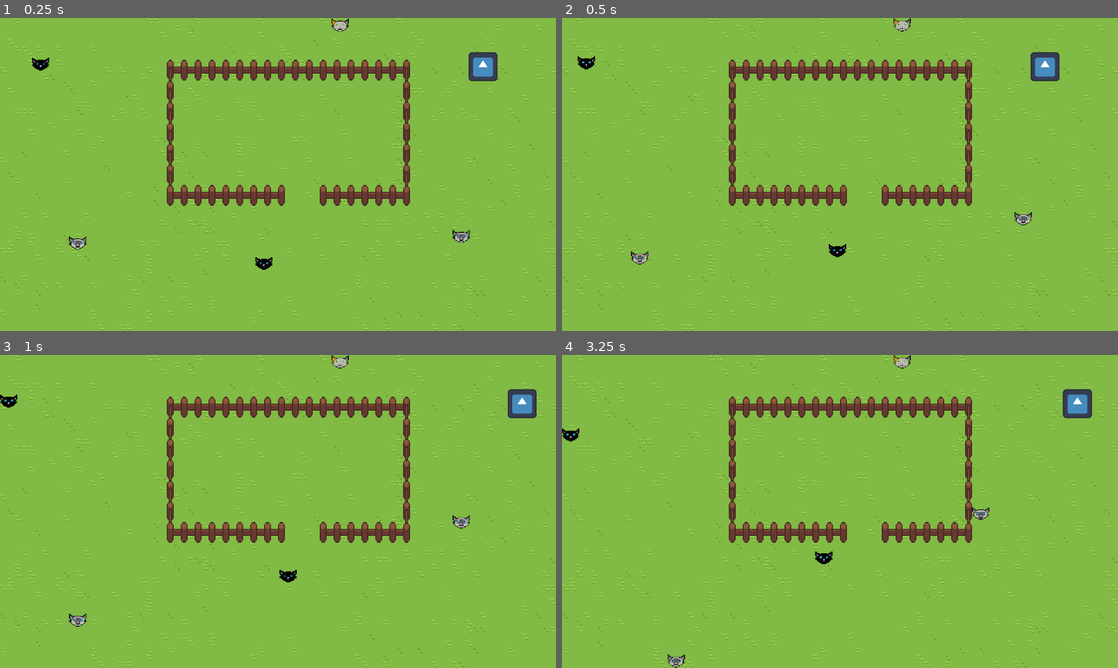
Above: before the commit, frames 1-4 (two rows, left to right).
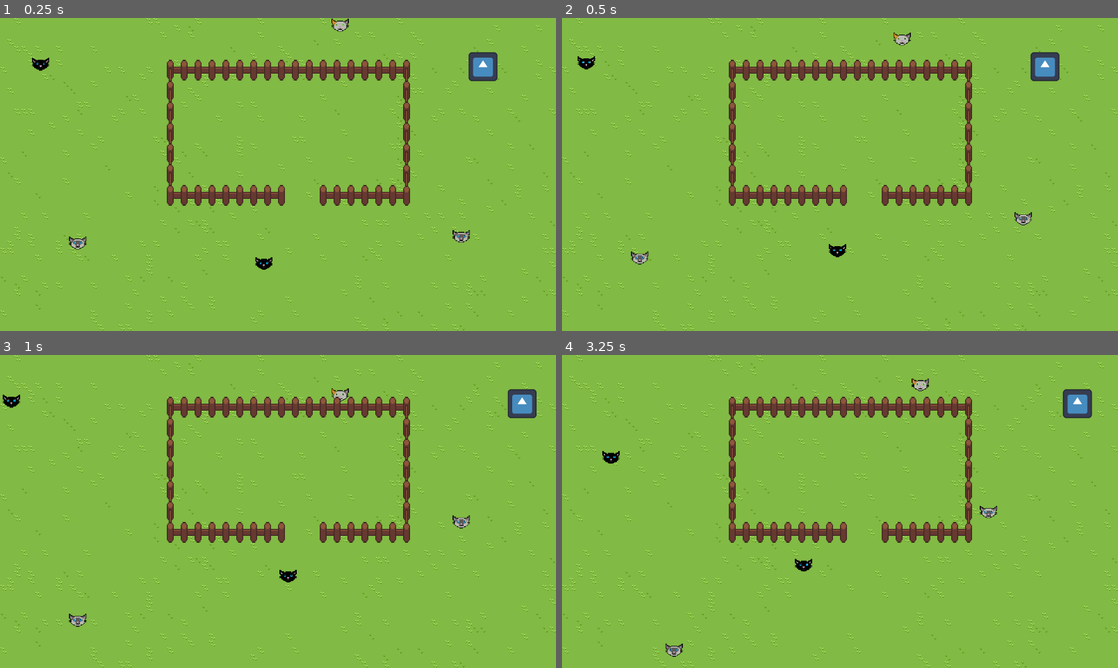
Above: after the commit, the same moments.

Repository: tioBlachi/gidget-world
Game: Godot game, scene res://scenes/Levels/herding_cats.tscn
Same seed, same stepped clock (60 frames per second), same inputs: the game is played once before the commit and once after it. This scene is started directly instead of the project's main scene. The engine's default icon, where the game draws it, is replaced by a stand-in: a white triangle on a blue panel in a dark square.
Inputs:
- Up to frame 1 (0.25 s): no input
- Up to frame 2 (0.5 s): no input
- Up to frame 3 (1 s): hold Right (ui_right) from 0.53 s (still down); tap Space (jump) at 0.77 s
- Up to frame 4 (3.25 s): tap Space (jump) at 1.52, 3.02 s; release Right (ui_right) at 2.03 s; hold Left (ui_left) 2.03-2.78 s; hold Right (ui_right) from 2.78 s (still down)

Frame 1 is identical in both runs. In frame 2, 0.2% of the frame differs, in the area x 59-63%, y 0-9%; in frame 3, 0.2%; in frame 4, 0.9%, in the area x 0-79%, y 0-100%.

Commit message:
Converted all .mp3 files to .ogg. Level funtionality seems to be working. Need to implement end level logic

Diff:
--- a/scenes/actors/CatHead.gd
+++ b/scenes/actors/CatHead.gd
@@ -7,12 +7,12 @@
 @onready var meow1: AudioStreamPlayer2D = $Meow1
 @onready var meow2: AudioStreamPlayer2D = $Meow2
 @onready var meow3: AudioStreamPlayer2D = $Meow3
-
-
 @export var frames: SpriteFrames
 # How fast the cat moves (pixels per second)
 @export var speed: float = 150.0
 @export var flee_speed: float = 220.0
+@export var bounce_nudge: float = 0.5
+@export var bounce_random_deg: float = 12.0
 # Minimum and maximum distance to move each time
 @export var min_distance: float = 8.0
 @export var max_distance: float = 200.0
@@ -46,16 +46,11 @@
 func _ready() -> void:
 	rng.randomize()
 
-	get_tree().create_timer(0.2).timeout.connect(func ():
-		if meow1.stream:
-			print("Test")
-			meow1.play()
-			)
 	if frames:
 		anim.sprite_frames = frames
 		if not anim.is_playing():
 			anim.play("idle")
-	# Timer to handle pauses, can be added in Scene Tree
+	# Timers
 	pause_timer = Timer.new()
 	meow_timer = Timer.new()
 	pause_timer.one_shot = true
@@ -79,14 +74,18 @@
 	if player_nearby:
 		var away = (global_position - player_nearby.global_position).normalized()
 		var step = flee_speed * delta
-		move_and_collide(away * step)
+		var collision_info = move_and_collide(away * step)
+		if collision_info:
+			_apply_bounce(collision_info, true)
+		return
+
 	if moving:
 		var step = min(speed * delta, distance_left)
 		var step_vector = direction.normalized() * step
 
 		var collision = move_and_collide(step_vector)
 		if collision:
-			_stop_move()
+			_apply_bounce(collision, false)
 		else:
 			distance_left -= step
 			if distance_left <= 0:
@@ -94,9 +93,7 @@
 
 
 func _start_move() -> void:
-	# Pick a random direction
 	direction = DIRECTIONS[rng.randi_range(0, DIRECTIONS.size() - 1)]
-	# Pick a random distance
 	distance_left = rng.randf_range(min_distance, max_distance)
 	moving = true
 
@@ -141,6 +138,33 @@
 	_reset_meow_timer()
 
 
+
+func _apply_bounce(c: KinematicCollision2D, is_flee: bool) -> void:
+	var n := c.get_normal()                  # surface normal we hit
+	var incoming: Vector2
+
+	if is_flee and player_nearby:
+		# FLEE: slide along the wall to avoid jitter
+		incoming = (global_position - player_nearby.global_position).normalized()
+		var slid := incoming.slide(n)
+		# If slide nearly zero (grazing a corner), pick the wall tangent,
+		# biased to keep roughly the previous direction.
+		if slid.length() < 0.001:
+			var tangent := Vector2(-n.y, n.x)  # one of the tangents
+			if tangent.dot(direction) < 0.0:
+				tangent = -tangent
+			slid = tangent
+		direction = slid.normalized()
+	else:
+		# WANDER: reflect (true bounce) + tiny random wiggle
+		incoming = direction.normalized()
+		var reflected := incoming.bounce(n).normalized()
+		reflected = reflected.rotated(deg_to_rad(rng.randf_range(-bounce_random_deg, bounce_random_deg)))
+		direction = reflected.normalized()
+
+	# Small separation so we don't stay embedded in the collider
+	global_position += n * bounce_nudge
+
 func _on_sense_body_entered(body: Node2D) -> void:
 	if body.name.begins_with("Player"):
 		player_nearby = body
Not shown, added: assets/sounds/meow2.ogg.import
Not shown, added: assets/sounds/meow3.ogg.import
